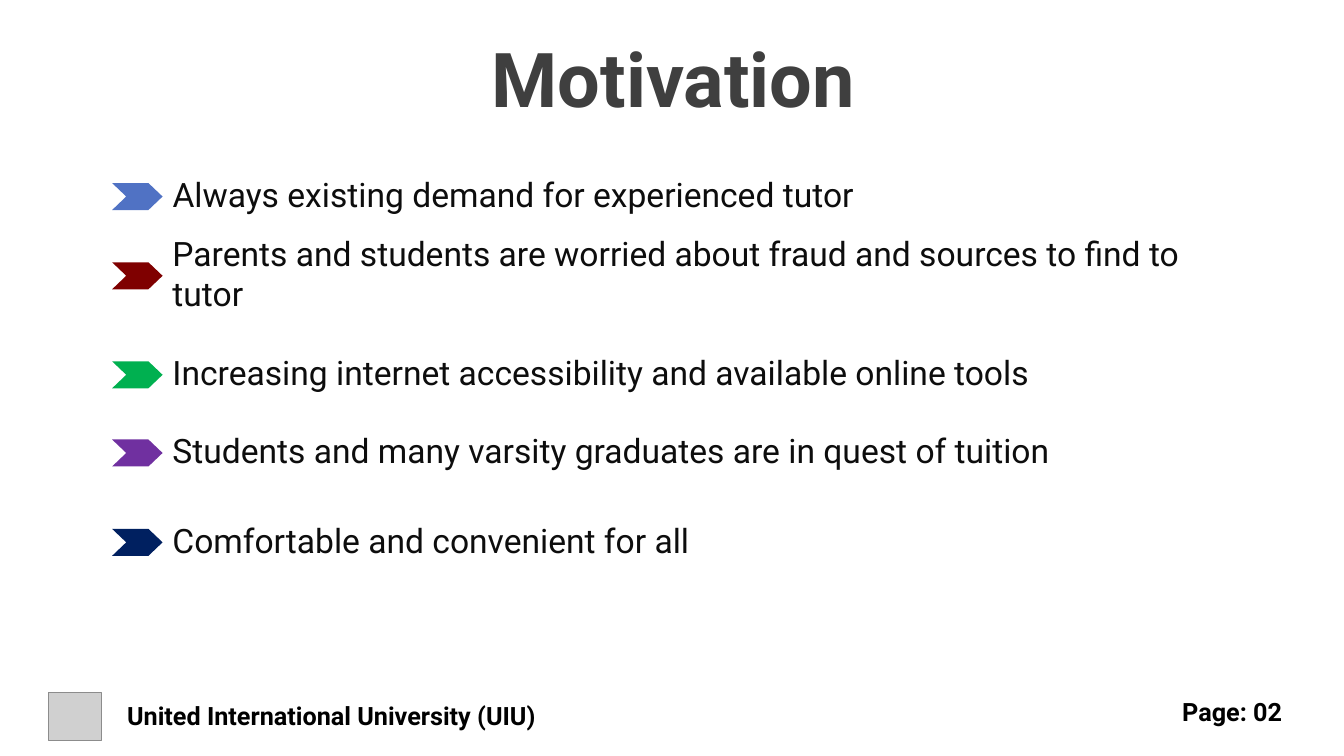
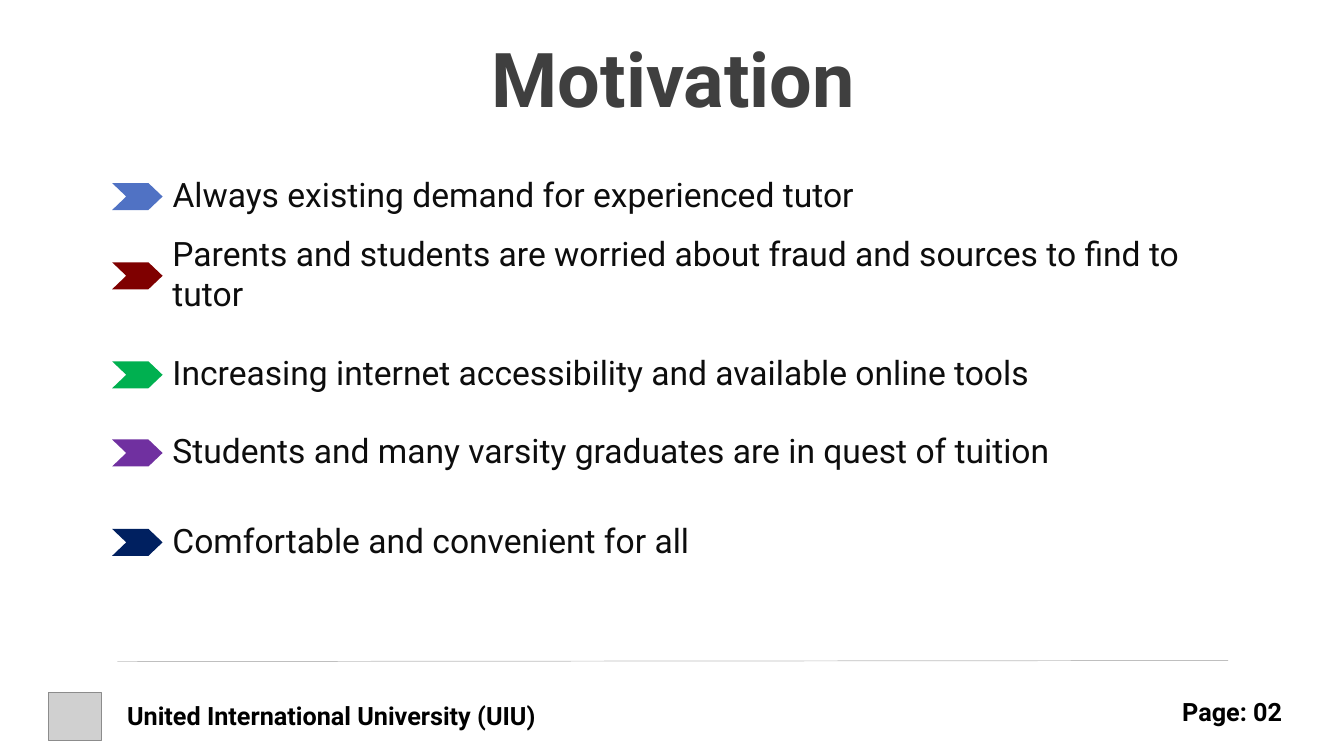
Before and after one commit to rayhanalshorif133/MSCSE-UIU, a slide deck: slide 3 of CSE-6159-SSA/ProTutorBD.pptx. Drawn at 1344x756 pixels with LibreOffice and Linux fonts; fonts in the diff are those of the drawing; grey boxes stand for pictures. Boxes give left, top, right and bottom in pixels: in the first picture for what was removed or moved away, otherwise in the second. Text is boxed around its words. In the diff, an @@ line names an element or a change of style, - is before the commit and + after.

```diff
--- a/CSE-6159-SSA/ProTutorBD.pptx
+++ b/CSE-6159-SSA/ProTutorBD.pptx
@@ line added from (117, 661) to (1228, 660), #BFBFBF 0.5 pt @@
```
Also in this commit, not shown: 5 other slides changed, 3 slides added, 43 slides removed, 3 other files.
